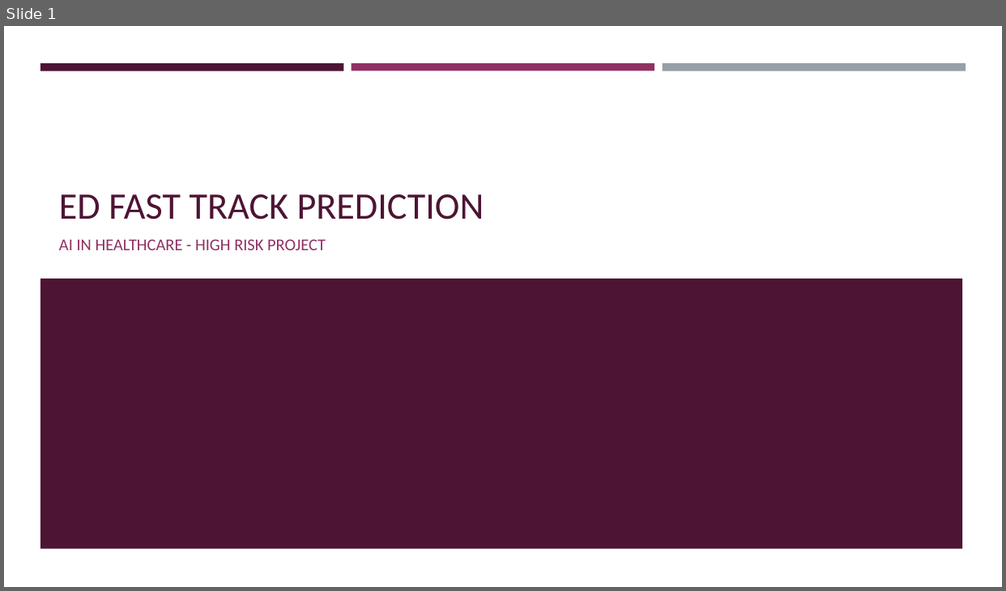
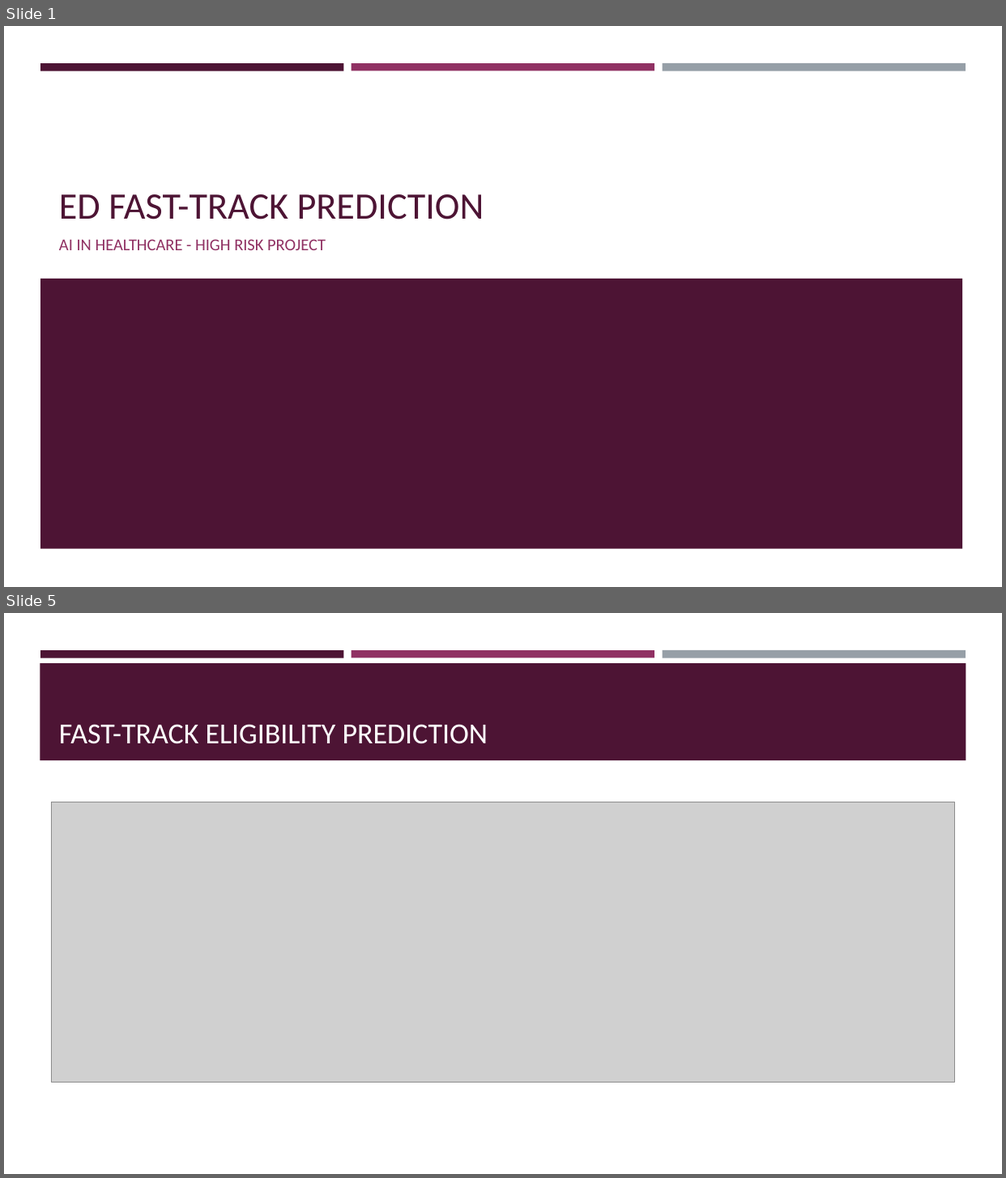
Before and after one commit to Owenx25/UT_AiInHealthcare, a slide deck: HIGH_RISK_PROJECT/HIGH_RISK_PROJECT_SLIDES.pptx. Shown one above the other, each under a label of ours: slide 1 before the commit, slides 1 and 5 after it; the slides between them are not shown. The pictures are 1006x591 and 1006x1178 pixels, drawn with LibreOffice and Linux fonts; fonts in the diff are those of the drawing; grey boxes stand for pictures. Boxes give left, top, right and bottom in pixels: in the first picture for what was removed or moved away, otherwise in the second. Text is boxed around its words. In the diff, an @@ line names an element or a change of style, - is before the commit and + after.

```diff
--- a/HIGH_RISK_PROJECT/HIGH_RISK_PROJECT_SLIDES.pptx
+++ b/HIGH_RISK_PROJECT/HIGH_RISK_PROJECT_SLIDES.pptx
@@ slide 5 added at <box>4,613,1002,1174</box>, background #FFFFFF; not listed: 3 template elements that a slide beside it also shows @@
@@ rectangle added at <box>40,663,966,760</box>, fill #4D1434 @@
@@ title added at <box>59,724,488,744</box>, 28 pt, text #FFFFFF @@
+FAST-TRACK ELIGIBILITY PREDICTION
@@ picture added at <box>52,802,955,1082</box> @@
@@ slide 1 changed as well @@
@@ title at <box>59,194,484,220</box>: text changed @@
-ED FAST TRACK PREDICTION
+ED FAST-TRACK PREDICTION
```
Also in this commit, not shown: 6 other slides added, 1 slide removed, 6 other files.
